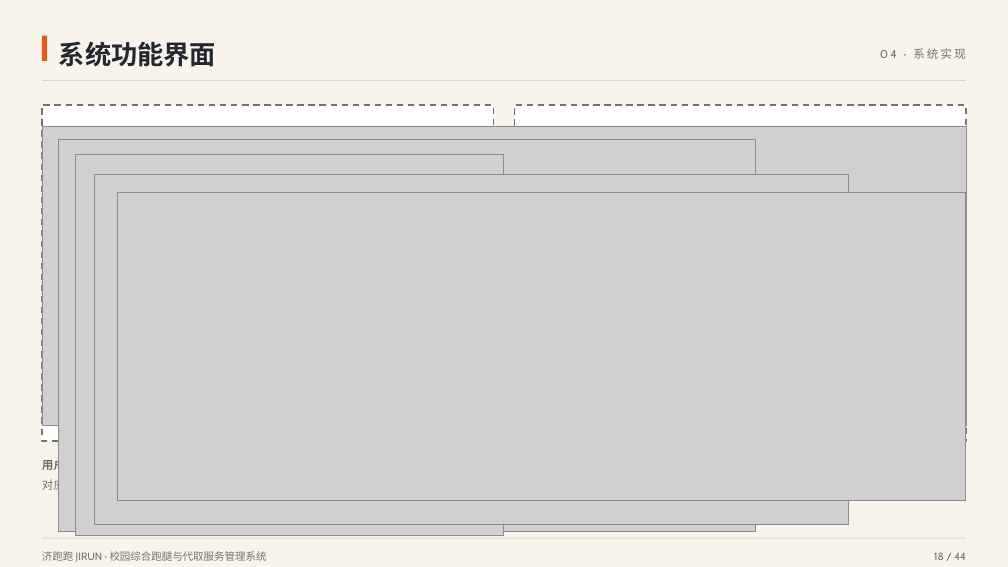
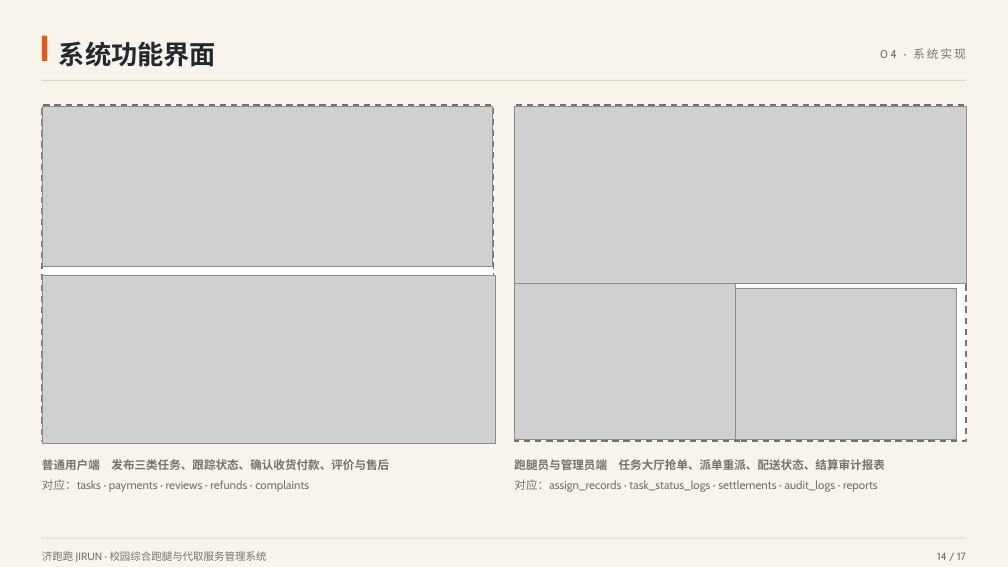
Before and after one commit to CampusDelivery-Team/campus-delivery, a slide deck: slide 13 of docs/校园综合跑腿与代取服务管理系统-课程设计答辩.pptx (slide 18 before the commit). Drawn at 1008x567 pixels with LibreOffice and Linux fonts; fonts in the diff are those of the drawing; grey boxes stand for pictures. Boxes give left, top, right and bottom in pixels: in the first picture for what was removed or moved away, otherwise in the second. Text is boxed around its words. In the diff, an @@ line names an element or a change of style, - is before the commit and + after.

```diff
--- a/docs/校园综合跑腿与代取服务管理系统-课程设计答辩.pptx
+++ b/docs/校园综合跑腿与代取服务管理系统-课程设计答辩.pptx
@@ picture: place and size @@
-picture at bbox=[117, 192, 965, 501]
+picture at bbox=[42, 106, 493, 266]
@@ picture: place and size @@
-picture at bbox=[95, 174, 849, 524]
+picture at bbox=[515, 107, 966, 284]
@@ picture: place and size @@
-picture at bbox=[42, 126, 966, 426]
+picture at bbox=[42, 275, 496, 443]
@@ picture: place and size @@
-picture at bbox=[76, 154, 503, 535]
+picture at bbox=[515, 284, 736, 440]
@@ picture: place and size @@
-picture at bbox=[59, 140, 756, 532]
+picture at bbox=[735, 288, 957, 440]
@@ text at bbox=[42, 459, 389, 492]: text changed @@
-用户端 发布代取需求、查看订单状态流转、确认送达并评价
-对应数据表：tasks · payments · reviews
+普通用户端 发布三类任务、跟踪状态、确认收货付款、评价与售后
+对应：tasks · payments · reviews · refunds · complaints
@@ text added at bbox=[514, 459, 885, 492], 11 pt, text #77716A @@
+跑腿员与管理员端 任务大厅抢单、派单重派、配送状态、结算审计报表
+对应：assign_records · task_status_logs · settlements · audit_logs · reports
@@ text at bbox=[937, 552, 966, 560]: text changed @@
-18 / 44
+14 / 17
```
Also in this commit, not shown: 15 other slides changed, 28 slides removed, 4 other files.
